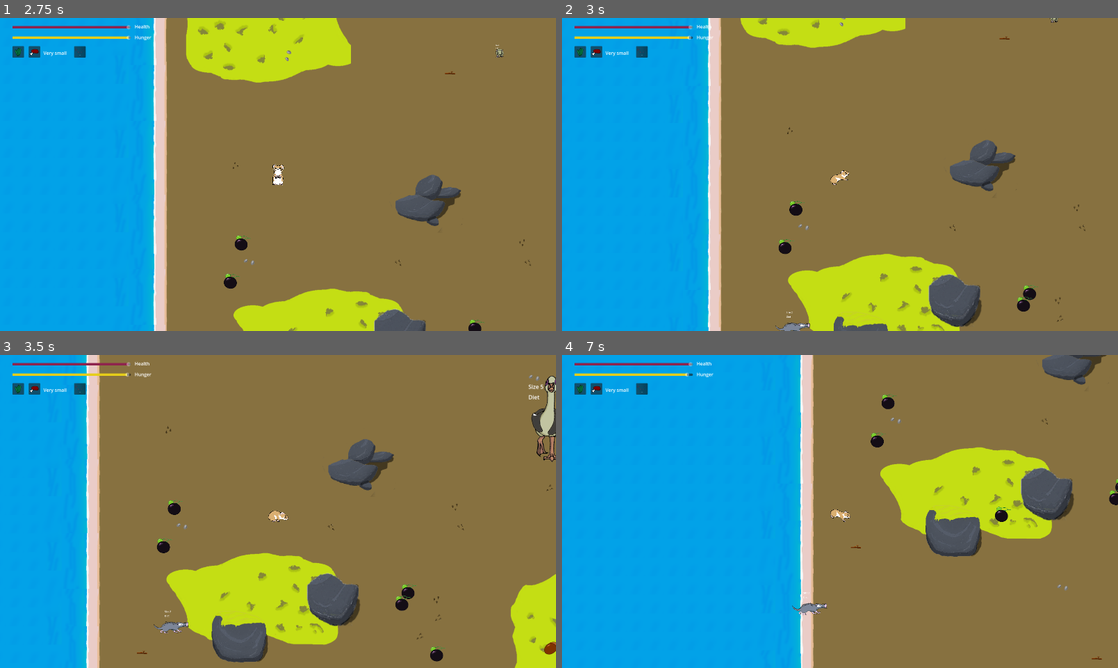
Above: before the commit, frames 1-4 (two rows, left to right).
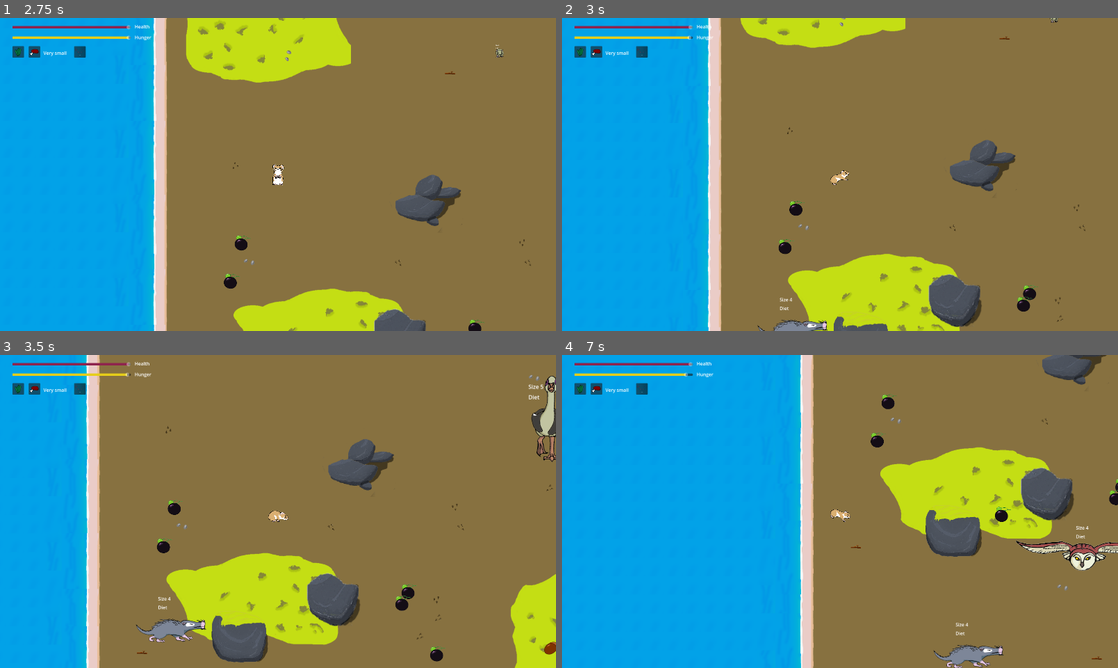
Above: after the commit, the same moments.

Repository: nialsiG/GMTK2024
Game: Godot game, scene res://scenes/start_menu.tscn
Two runs of this game, one before a commit and one after it. Both use one fixed random seed, a clock stepped at 60 frames per second and the inputs below. The engine's default icon, where the game draws it, is replaced by a stand-in: a white triangle on a blue panel in a dark square.
Inputs:
- Up to frame 1 (2.75 s): click "Start game" at 0.5 s; hold D (move_right) 1.28-2.03 s; tap Space (attack) at 1.35, 2.1 s; hold S (move_down) from 2.03 s (still down)
- Up to frame 2 (3 s): release S (move_down) at 2.78 s; hold D (move_right) from 2.78 s (still down); tap Space (attack) at 2.85 s
- Up to frame 3 (3.5 s): keep holding D (move_right)
- Up to frame 4 (7 s): release D (move_right) at 3.53 s; hold W (move_up) 3.53-4.28 s; tap Space (attack) every 0.75 s from 3.6 to 6.6 s; hold A (move_left) 4.28-5.78 s; hold S (move_down) 5.78-6.53 s; hold D (move_right) from 6.53 s (still down)

Frame 1 is identical in both runs. In frame 2, 0.3% of the frame differs, in the area x 35-48%, y 89-100%; in frame 3, 0.5%; in frame 4, 1.5%, in the area x 21-100%, y 5-100%.

Commit message:
Fix: reduced the possibility for enemys to get stucked on borders Fix: Rescaled hunger coefficient

Diff:
--- a/Gmtk 2024/scripts/Animals/Deinogalerix.gd
+++ b/Gmtk 2024/scripts/Animals/Deinogalerix.gd
@@ -2,11 +2,8 @@
 
 func _ready():
 	_name = "Deino"
+	_initEnemy()
 	meatValue = 15
 	current_size = enums.Size.SMALL
 	diet = enums.Diet.carnivore
-	sprite = get_node("Sprite2D")
-	UpdateSize()
-	UpdateIdleFactor()
-	DisplaySize()
 	_fleeingSoundPlayer = get_node("ChasingSoundPlayer")
--- a/Gmtk 2024/scripts/Animals/Garganomis.gd
+++ b/Gmtk 2024/scripts/Animals/Garganomis.gd
@@ -5,9 +5,6 @@
 	meatValue = 15
 	current_size = enums.Size.MEDIUMLARGE
 	diet = enums.Diet.omni
-	sprite = get_node("Sprite2D")
 	_fleeingSoundPlayer = get_node("FleeingSoundPlayer")
 	_chasingSoundPlayer = get_node("ChasingSoundPlayer")
-	UpdateSize()
-	UpdateIdleFactor()
-	DisplaySize()
+	_initEnemy()
--- a/Gmtk 2024/scripts/Animals/Mikrotia.gd
+++ b/Gmtk 2024/scripts/Animals/Mikrotia.gd
@@ -5,8 +5,5 @@
 	meatValue = 5
 	current_size = enums.Size.VERYSMALL
 	diet = enums.Diet.vegetarian
-	sprite = get_node("Sprite2D")
-	UpdateSize()
-	UpdateIdleFactor()
+	_initEnemy()
 	_fleeingSoundPlayer = get_node("FleeingSoundPlayer")
-	DisplaySize()
--- a/Gmtk 2024/scripts/Animals/Prolagus.gd
+++ b/Gmtk 2024/scripts/Animals/Prolagus.gd
@@ -6,6 +6,4 @@
 	current_size = enums.Size.SMALL
 	diet = enums.Diet.vegetarian
 	sprite = get_node("Sprite2D")
-	UpdateSize()
-	UpdateIdleFactor()
-	DisplaySize()
+	_initEnemy()
--- a/Gmtk 2024/scripts/Animals/Tyto.gd
+++ b/Gmtk 2024/scripts/Animals/Tyto.gd
@@ -5,8 +5,5 @@
 	meatValue = 5
 	current_size = enums.Size.MEDIUM
 	diet = enums.Diet.carnivore
-	sprite = get_node("Sprite2D")
-	UpdateSize()
-	UpdateIdleFactor()
+	_initEnemy()
 	_chasingSoundPlayer = get_node("ChasingSoundPlayer")
-	DisplaySize()
--- a/Gmtk 2024/scripts/animal.gd
+++ b/Gmtk 2024/scripts/animal.gd
@@ -35,34 +35,34 @@
 	match current_size:
 		enums.Size.MICRO:
 			scaleCoeff = 0.2
-			hungerCoeff = 0.5
+			hungerCoeff = 0.7
 		enums.Size.VERYSMALL:
 			scaleCoeff = 0.3
-			hungerCoeff = 0.6
+			hungerCoeff = 0.75
 		enums.Size.SMALL:
 			scaleCoeff = 0.5
-			hungerCoeff = 0.7
+			hungerCoeff = 0.8
 		enums.Size.MEDIUMSMALL:
 			scaleCoeff = 0.8
-			hungerCoeff = 0.8
+			hungerCoeff = 0.9
 		enums.Size.MEDIUM:
 			scaleCoeff = 1
 			hungerCoeff = 1
 		enums.Size.MEDIUMLARGE:
 			scaleCoeff = 1.2
-			hungerCoeff = 1.2
+			hungerCoeff = 4
 		enums.Size.LARGE:
 			scaleCoeff = 1.5
-			hungerCoeff = 1.4
+			hungerCoeff = 8
 		enums.Size.VERYLARGE:
 			scaleCoeff = 1.7
-			hungerCoeff = 1.6
+			hungerCoeff = 12
 		enums.Size.MEGA:
 			scaleCoeff = 2.2
-			hungerCoeff = 1.8
+			hungerCoeff = 18
 		enums.Size.COLOSSAL:
 			scaleCoeff = 2.8
-			hungerCoeff = 2.2
+			hungerCoeff = 22
 		_:
 			scaleCoeff = 1
 			hungerCoeff = 1
--- a/Gmtk 2024/scripts/enemy.gd
+++ b/Gmtk 2024/scripts/enemy.gd
@@ -14,6 +14,7 @@
 var _name : String = "enemy"
 var _chasingSoundPlayer : AudioStreamPlayer2D
 var _fleeingSoundPlayer : AudioStreamPlayer2D
+var _lastPosition : Vector2
 @onready var _debugSizeLabel : Label= $SizeLabel
 @onready var _debugRegimLabel : Label = $DietLabel
 
@@ -23,9 +24,18 @@
 
 var _idleFactor : float = 1
 
+func _initEnemy():
+	sprite = get_node("Sprite2D")
+	UpdateSize()
+	UpdateIdleFactor()
+	DisplaySize()
+	_lastPosition = position
+
 func _process(delta):
 	if(_isDead):
 		return
+
+	var isblockedOrIdle : bool = _lastPosition == position
 
 	var numberOfCollisions = get_slide_collision_count()
 	var hitAnimals = GetCollidingAnimals(numberOfCollisions)
@@ -42,6 +52,19 @@
 	var array = GetCollidingNonAnimals(numberOfCollisions)
 	var collidedNewItem = array.size() > _lastCollidedItems.size()
 	_lastCollidedItems = array
+
+	var margin = 50.0
+	if (position.x < margin * GetSizeValue() && axis.x < 0):
+		axis.x = 1
+
+	if (position.x > (2000 - margin * GetSizeValue()) && axis.x > 0):
+		axis.x = -1
+
+	if (position.y < margin * GetSizeValue() && axis.y > 0):
+		axis.y = 1
+
+	if (position.y > (2000 - margin  * GetSizeValue()) && axis.y > 0):
+		axis.y = -1
 
 	if (target != null && current_state != state.CHASING && current_state != state.FLEEING):
 		if (relationToTarget == enums.Relationship.PREDATOR):
--- a/Gmtk 2024/scripts/hungerbar.gd
+++ b/Gmtk 2024/scripts/hungerbar.gd
@@ -31,5 +31,8 @@
 		current_hunger = max_value
 	value = current_hunger
 
+func Update(factor):
+	HUNGER_FACTOR = default_factor * factor
+
 func Pause(pause : bool):
 	_isPaused = pause
Not shown, added: Gmtk 2024/scenes/worC594.tmp
